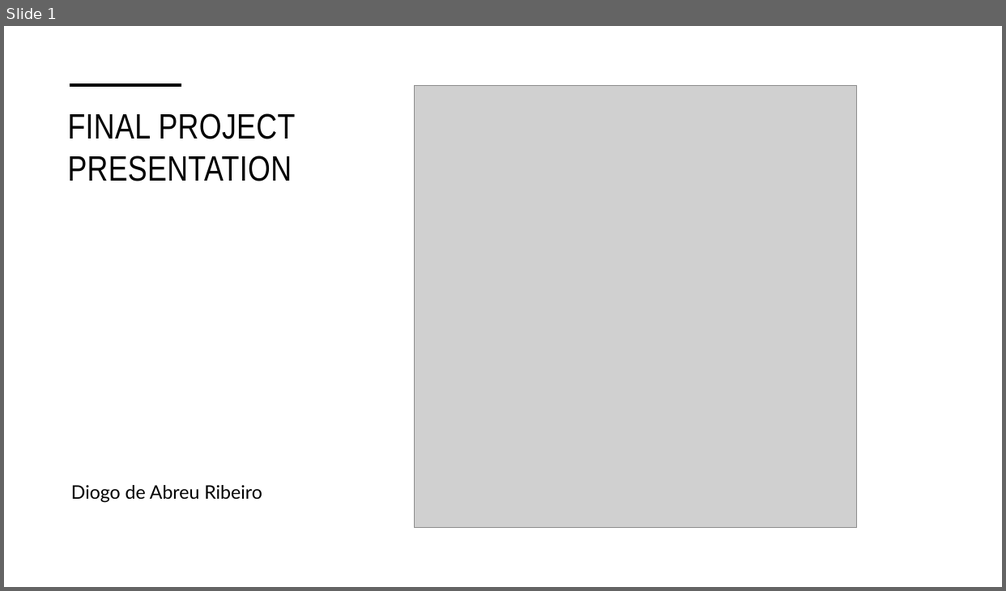
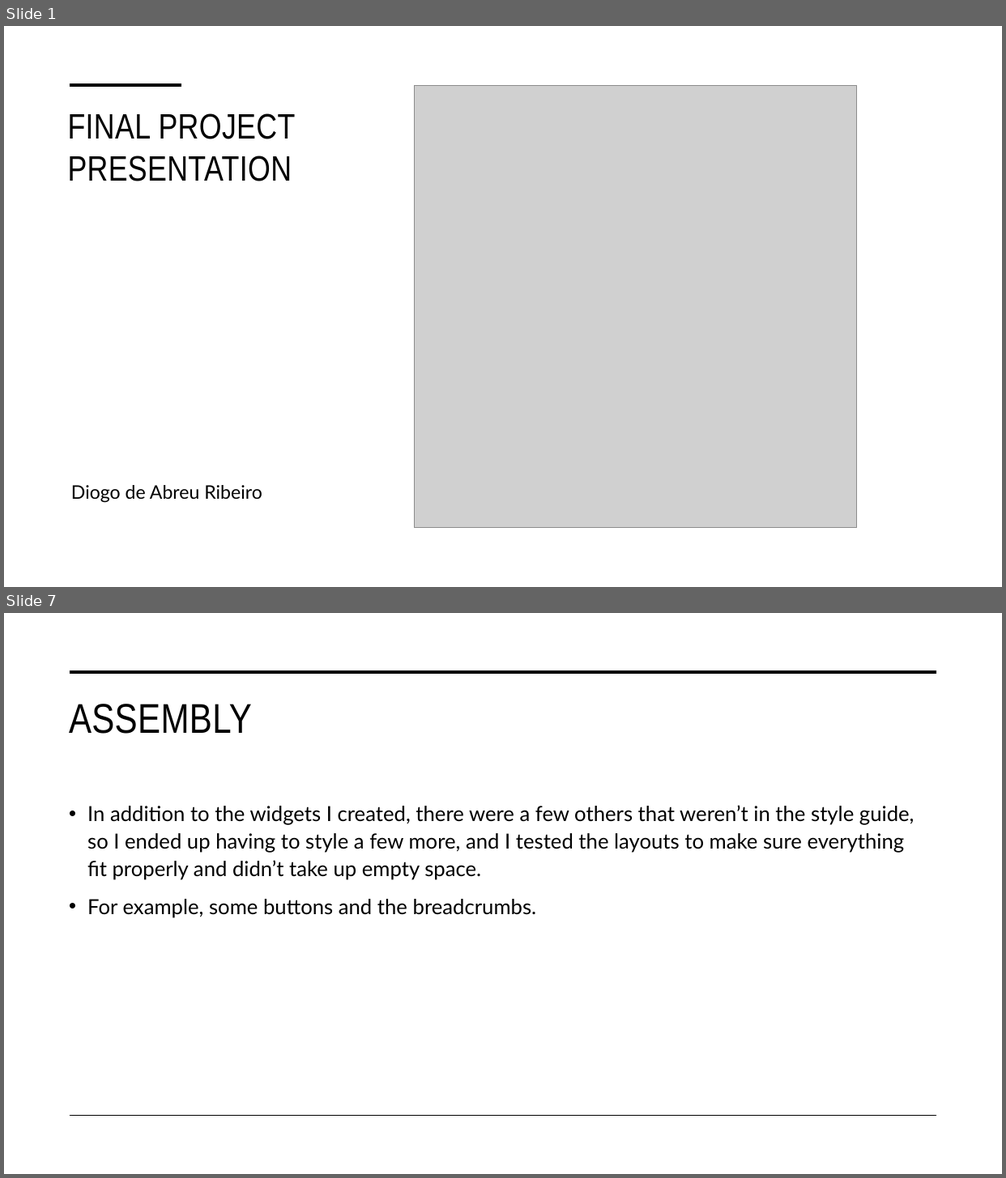
Before and after one commit to DiogoRibeiroMediaWeb/FinalProjectScss, a slide deck: Final Presentation.pptx. Shown one above the other, each under a label of ours: slide 1 before the commit, slides 1 and 7 after it; the slides between them are not shown. The pictures are 1006x591 and 1006x1178 pixels, drawn with LibreOffice and Linux fonts; fonts in the diff are those of the drawing; grey boxes stand for pictures. Boxes give left, top, right and bottom in pixels: in the first picture for what was removed or moved away, otherwise in the second. Text is boxed around its words. In the diff, an @@ line names an element or a change of style, - is before the commit and + after.

```diff
--- a/Final Presentation.pptx
+++ b/Final Presentation.pptx
@@ slide 7 added at (x1=4, y1=613, x2=1002, y2=1174), background #FFFFFF @@
@@ line added from (70, 672) to (937, 672), #000000 3.5 pt @@
@@ title added at (x1=69, y1=704, x2=252, y2=734), 40 pt, text #000000 @@
+ASSEMBLY
@@ text added at (x1=87, y1=805, x2=914, y2=918), 20 pt, text #000000 @@
+• In addition to the widgets I created, there were a few others that weren’t in the style guide, so I ended up having to style a few more, and I tested the layouts to make sure everything fit properly and didn’t take up empty space.
+• For example, some buttons and the breadcrumbs.
@@ line added from (70, 1116) to (937, 1116), #000000 1 pt @@
```
Also in this commit, not shown: 8 slides changed, 7 other slides added, 1 slide removed, 7 other files.
